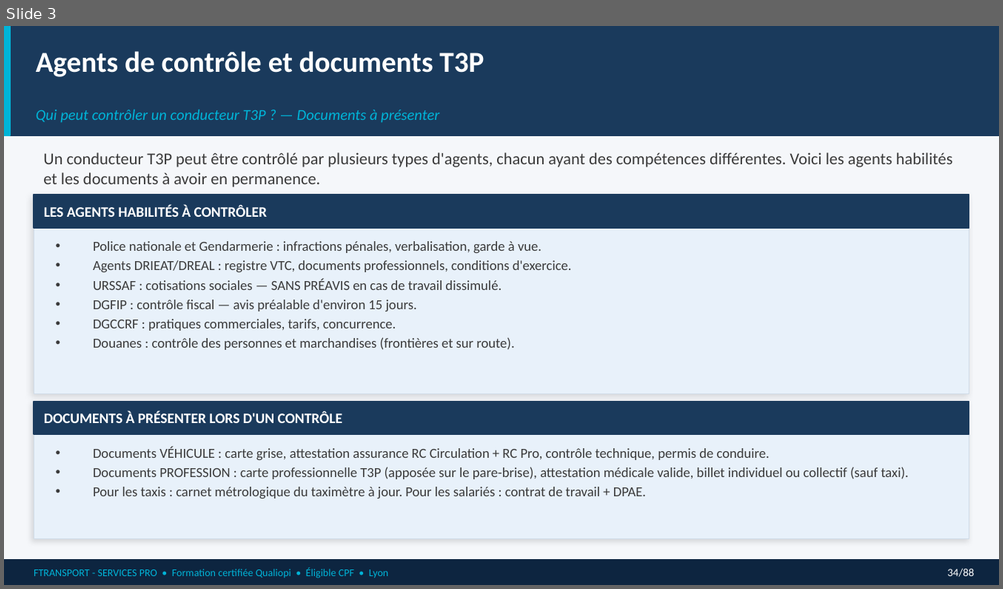
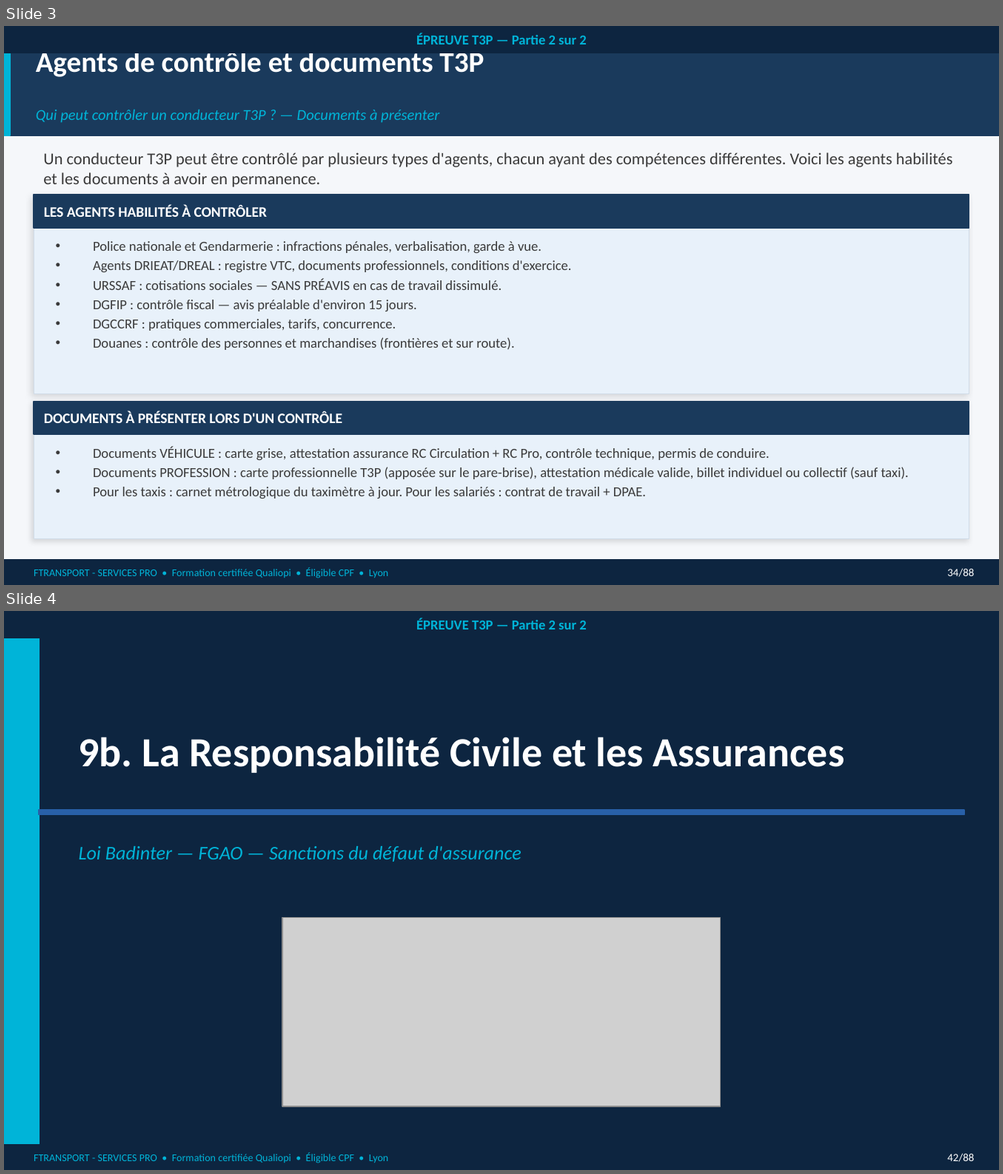
Before and after one commit to nanouf69/insight-learn-manage, a slide deck: public/cours/vtc/A_T3P_partie_2.pptx. Shown one above the other, each under a label of ours: slide 3 before the commit, slides 3 and 4 after it. The pictures are 1003x589 and 1003x1174 pixels, drawn with LibreOffice and Linux fonts; fonts in the diff are those of the drawing; grey boxes stand for pictures. Boxes give left, top, right and bottom in pixels: in the first picture for what was removed or moved away, otherwise in the second. Text is boxed around its words. In the diff, an @@ line names an element or a change of style, - is before the commit and + after.

```diff
--- a/public/cours/vtc/A_T3P_partie_2.pptx
+++ b/public/cours/vtc/A_T3P_partie_2.pptx
@@ slide 4 added at [4, 611, 999, 1170], background #0D2540 @@
@@ rectangle added at [4, 611, 39, 1170], fill #00B4D8, outline #00B4D8 1 pt @@
@@ text added at [416, 618, 586, 629], 10 pt, text #00B4D8, bold @@
+ÉPREUVE T3P — Partie 2 sur 2
@@ text added at [79, 737, 845, 773], 30 pt, text #FFFFFF, bold @@
+9b. La Responsabilité Civile et les Assurances
@@ rectangle added at [39, 810, 964, 815], fill #2860A8, outline #2860A8 1 pt @@
@@ text added at [79, 846, 521, 862], 14 pt, text #00B4D8, italic @@
+Loi Badinter — FGAO — Sanctions du défaut d'assurance
@@ picture added at [282, 917, 720, 1106] @@
@@ rectangle added at [4, 1145, 999, 1170], fill #0D2540, outline #0D2540 1 pt @@
@@ text added at [34, 1153, 388, 1164], 7.5 pt, text #00B4D8 @@
+FTRANSPORT - SERVICES PRO • Formation certifiée Qualiopi • Éligible CPF • Lyon
@@ text added at [947, 1153, 973, 1162], 8 pt, text #FFFFFF @@
+42/88
@@ slide 3 changed as well @@
@@ rectangle added at [4, 26, 999, 54], fill #0D2540, 10 pt, text #00B4D8, bold @@
+ÉPREUVE T3P — Partie 2 sur 2
```
Also in this commit, not shown: 38 other slides changed, 3 other slides added.
